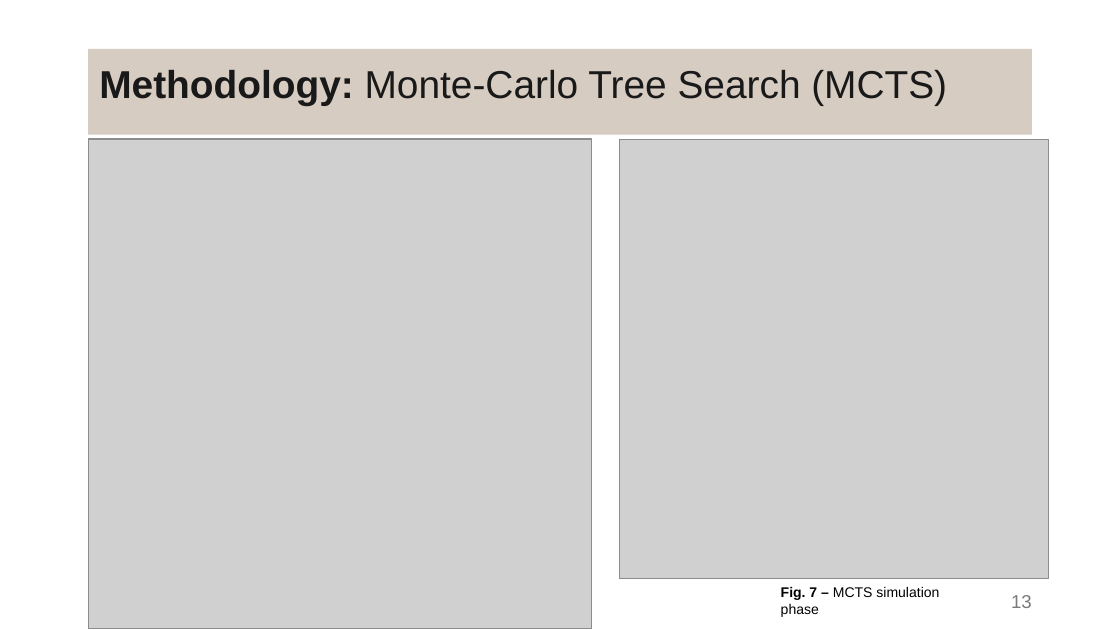
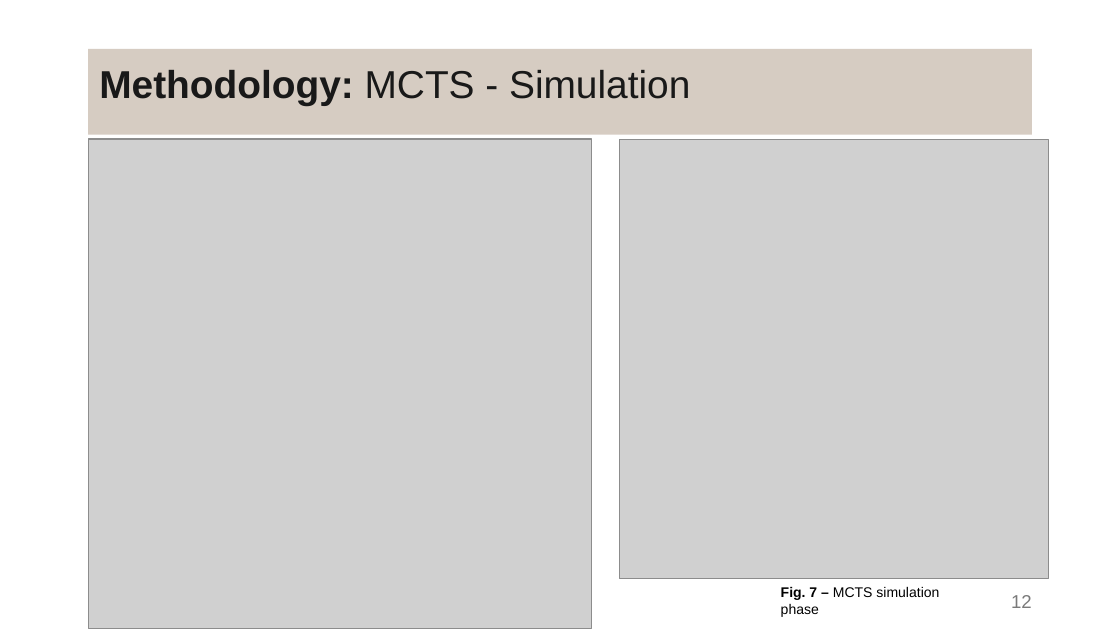
Before and after one commit to DanielaTomas/FCUP-SCHEDULE, a slide deck: slide 12 of Docs/Presentation.pptx (slide 13 before the commit). Drawn at 1120x630 pixels with LibreOffice and Linux fonts; fonts in the diff are those of the drawing; grey boxes stand for pictures. Boxes give left, top, right and bottom in pixels: in the first picture for what was removed or moved away, otherwise in the second. Text is boxed around its words. In the diff, an @@ line names an element or a change of style, - is before the commit and + after.

```diff
--- a/Docs/Presentation.pptx
+++ b/Docs/Presentation.pptx
@@ title at (x1=99, y1=70, x2=690, y2=106): text changed @@
-Methodology: Monte-Carlo Tree Search (MCTS)
+Methodology: MCTS - Simulation
@@ page number at (x1=1011, y1=595, x2=1032, y2=608): text changed @@
-13
+12
```
Also in this commit, not shown: 9 other slides changed, 2 slides added, 3 slides removed.
